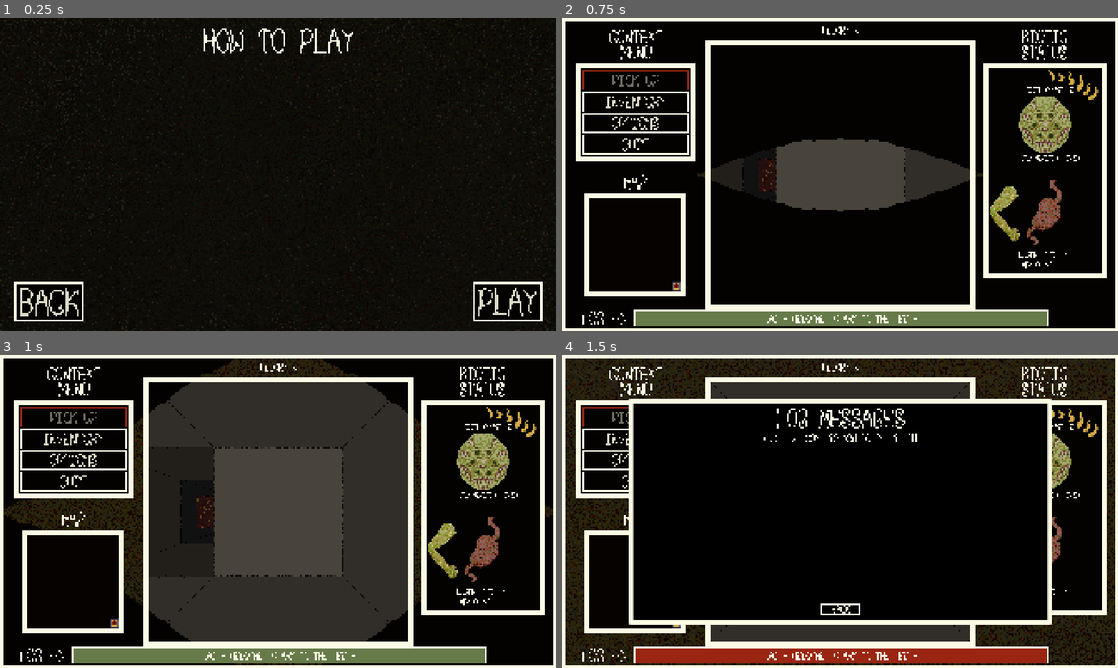
Above: before the commit, frames 1-4 (two rows, left to right).
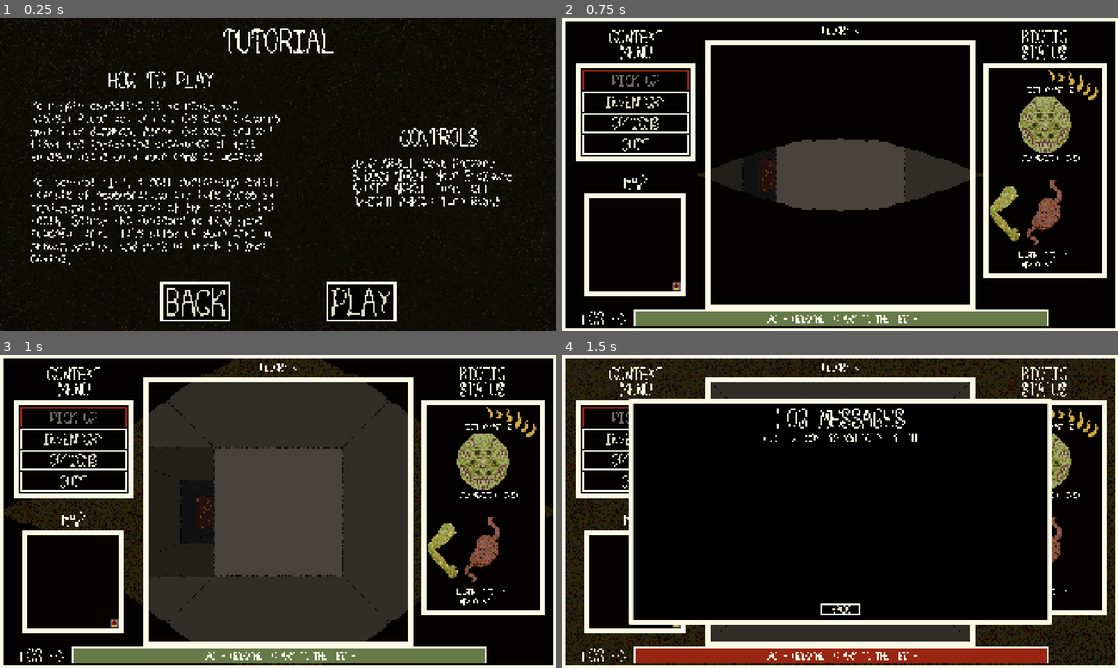
Above: after the commit, the same moments.

Repository: sym-z/arm-to-the-teeth
Game: Godot game, scene res://scenes/tutorial/tutorial.tscn
The game is run twice, just before and just after one commit, with the same random seed, the same clock (stepped at 60 frames per second) and the same inputs. The project has no main scene, so this scene is started directly.
Inputs (mouse positions are in pixels of both pictures, inside the frame that each line leads up to):
- Up to frame 1 (0.25 s): no input
- Up to frame 2 (0.75 s): click "PLAY" at 0.5 s
- Up to frame 3 (1 s): no input
- Up to frame 4 (1.5 s): move the mouse to (840, 655) at 1.27 s; hold D (turn_right) from 1.28 s (still down); hold Space (pick_up) from 1.28 s (still down); click (840, 655) at 1.42 s

The runs differ from the first frame. In frame 1, 6.5% of the frame differs, in the area x 2-98%, y 3-97%; in frame 2, nothing differs; in frame 3, nothing differs; in frame 4, nothing differs.

Commit message:
How to text implemented

Diff:
--- a/src/scenes/tutorial/tutorial.tscn
+++ b/src/scenes/tutorial/tutorial.tscn
@@ -1,9 +1,11 @@
-[gd_scene load_steps=5 format=3 uid="uid://b1pwicxgdt8l3"]
+[gd_scene load_steps=7 format=3 uid="uid://b1pwicxgdt8l3"]
 
 [ext_resource type="Script" uid="uid://88jg1khpu10x" path="res://scenes/tutorial/tutorial.gd" id="1_g40di"]
 [ext_resource type="Texture2D" uid="uid://coqqdjdjcdjqg" path="res://assets/visual/ui/prototype_texture_0.png" id="2_r23bs"]
 [ext_resource type="FontFile" uid="uid://btusrtqjgu407" path="res://assets/visual/ui/ui_font_1.png" id="3_pq3l0"]
 [ext_resource type="Theme" uid="uid://cjx0tjkwn4x17" path="res://themes/main_menu/mm_buttons.tres" id="4_g7eoy"]
+[ext_resource type="Theme" uid="uid://b8tsdli3etiyv" path="res://themes/tutorial/sub_header_tut.tres" id="5_pq3l0"]
+[ext_resource type="Theme" uid="uid://bt3xlpniattbt" path="res://themes/tutorial/desc_tut.tres" id="6_g7eoy"]
 
 [node name="Tutorial" type="CanvasLayer" node_paths=PackedStringArray("play_button", "back_button")]
 script = ExtResource("1_g40di")
@@ -33,7 +35,7 @@
 layout_mode = 2
 theme_override_fonts/font = ExtResource("3_pq3l0")
 theme_override_font_sizes/font_size = 96
-text = "HOW TO PLAY"
+text = "TUTORIAL"
 
 [node name="Buttons" type="MarginContainer" parent="."]
 anchors_preset = 15
@@ -48,7 +50,7 @@
 
 [node name="HBoxContainer" type="HBoxContainer" parent="Buttons/CenterContainer"]
 layout_mode = 2
-theme_override_constants/separation = 1360
+theme_override_constants/separation = 350
 
 [node name="Back" type="Button" parent="Buttons/CenterContainer/HBoxContainer"]
 layout_mode = 2
@@ -59,3 +61,66 @@
 layout_mode = 2
 theme = ExtResource("4_g7eoy")
 text = "PLAY"
+
+[node name="Text" type="MarginContainer" parent="."]
+anchors_preset = 15
+anchor_right = 1.0
+anchor_bottom = 1.0
+grow_horizontal = 2
+grow_vertical = 2
+mouse_filter = 2
+theme_override_constants/margin_left = 0
+theme_override_constants/margin_top = 0
+theme_override_constants/margin_right = 0
+theme_override_constants/margin_bottom = 50
+
+[node name="HBoxContainer" type="HBoxContainer" parent="Text"]
+layout_mode = 2
+mouse_filter = 2
+theme_override_constants/separation = 210
+alignment = 1
+
+[node name="Description" type="VBoxContainer" parent="Text/HBoxContainer"]
+layout_mode = 2
+mouse_filter = 2
+theme_override_constants/separation = 35
+alignment = 1
+
+[node name="Header" type="Label" parent="Text/HBoxContainer/Description"]
+layout_mode = 2
+theme = ExtResource("5_pq3l0")
+text = "HOW TO PLAY"
+horizontal_alignment = 1
+vertical_alignment = 1
+
+[node name="Text" type="Label" parent="Text/HBoxContainer/Description"]
+custom_minimum_size = Vector2(900, 0)
+layout_mode = 2
+theme = ExtResource("6_g7eoy")
+text = "Your main objective is to reach the highest floor you can in the ever changing maze-like dungeon. Along the way, you will fight the inhabiting creatures of this dungeon using only your arms as weapons.
+
+You control \"It\", a self sustaining entity capable of regenerating its life force by consuming its own arms at the cost of its teeth. Search the dungeons to find more powerful arms, take bites of your arms to regain health, and pick up teeth to keep eating."
+autowrap_mode = 2
+
+[node name="Controls" type="VBoxContainer" parent="Text/HBoxContainer"]
+layout_mode = 2
+mouse_filter = 2
+theme_override_constants/separation = 35
+alignment = 1
+
+[node name="Header" type="Label" parent="Text/HBoxContainer/Controls"]
+layout_mode = 2
+theme = ExtResource("5_pq3l0")
+text = "CONTROLS"
+horizontal_alignment = 1
+vertical_alignment = 1
+
+[node name="Text" type="Label" parent="Text/HBoxContainer/Controls"]
+custom_minimum_size = Vector2(600, 0)
+layout_mode = 2
+theme = ExtResource("6_g7eoy")
+text = "W/UP ARROW: Move Forward
+S/DOWN ARROW: Move Backward
+A/LEFT ARROW: Turn Left
+D/RIGHT ARROW: Turn Right"
+autowrap_mode = 2
--- /dev/null
+++ b/src/themes/tutorial/desc_tut.tres
@@ -0,0 +1,7 @@
+[gd_resource type="Theme" load_steps=2 format=3 uid="uid://bt3xlpniattbt"]
+
+[ext_resource type="FontFile" uid="uid://btusrtqjgu407" path="res://assets/visual/ui/ui_font_1.png" id="1_2mmfi"]
+
+[resource]
+Label/font_sizes/font_size = 41
+Label/fonts/font = ExtResource("1_2mmfi")
--- /dev/null
+++ b/src/themes/tutorial/sub_header_tut.tres
@@ -0,0 +1,7 @@
+[gd_resource type="Theme" load_steps=2 format=3 uid="uid://b8tsdli3etiyv"]
+
+[ext_resource type="FontFile" uid="uid://btusrtqjgu407" path="res://assets/visual/ui/ui_font_1.png" id="1_4awi7"]
+
+[resource]
+Label/font_sizes/font_size = 67
+Label/fonts/font = ExtResource("1_4awi7")
